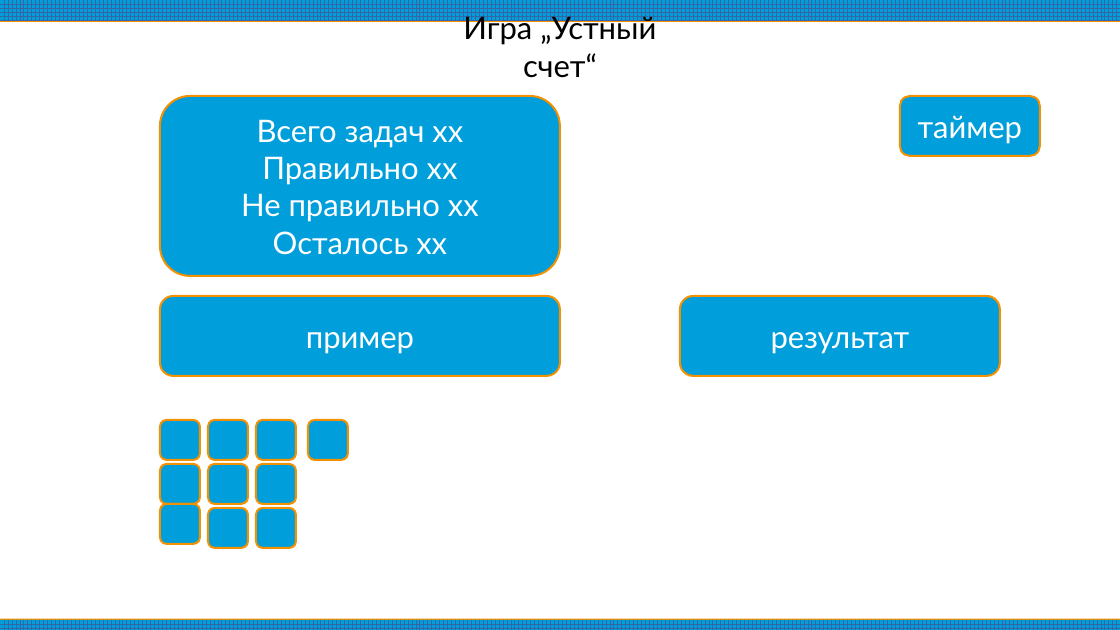
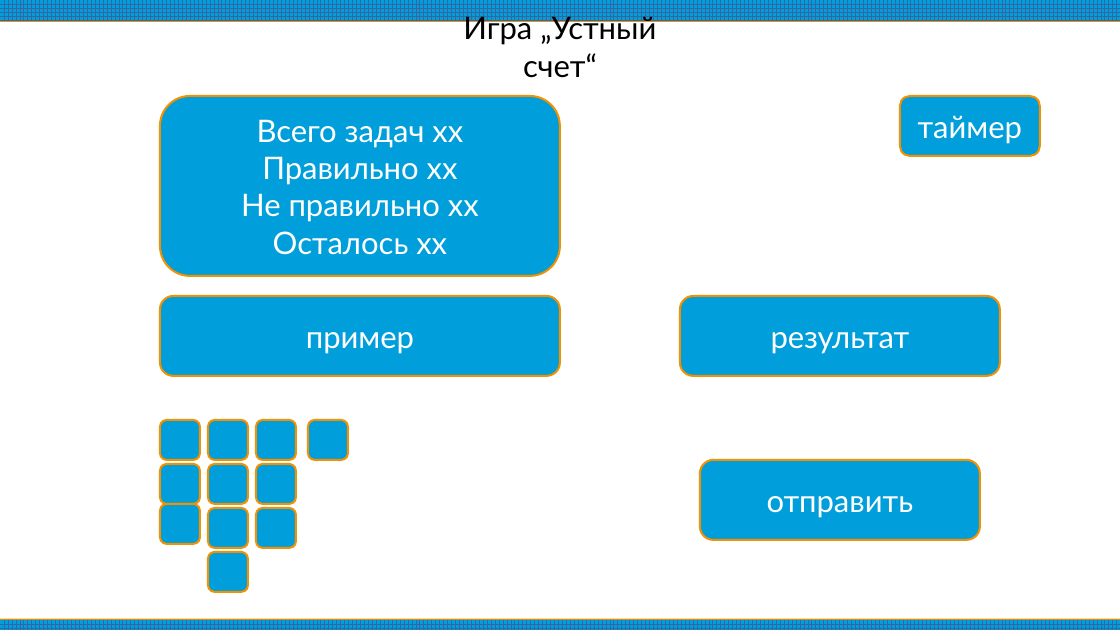
Before and after one commit to Golovastov84/game-verbal-count, a slide deck: slide 5 of game-verbal-count.odp. Drawn at 1120x630 pixels with LibreOffice and Linux fonts; fonts in the diff are those of the drawing. Boxes give left, top, right and bottom in pixels: in the first picture for what was removed or moved away, otherwise in the second. Text is boxed around its words. In the diff, an @@ line names an element or a change of style, - is before the commit and + after.

```diff
--- a/game-verbal-count.odp
+++ b/game-verbal-count.odp
@@ rounded rectangle added at (700,460,981,541), fill #009EDA, outline #F49100 1.42 pt, 22 pt, text #FFFFFF @@
+отправить
@@ rounded rectangle added at (208,552,248,592), fill #009EDA, outline #F49100 1.42 pt @@
```
Also in this commit, not shown: 3 other slides changed, 3 slides added, 2 other files.
